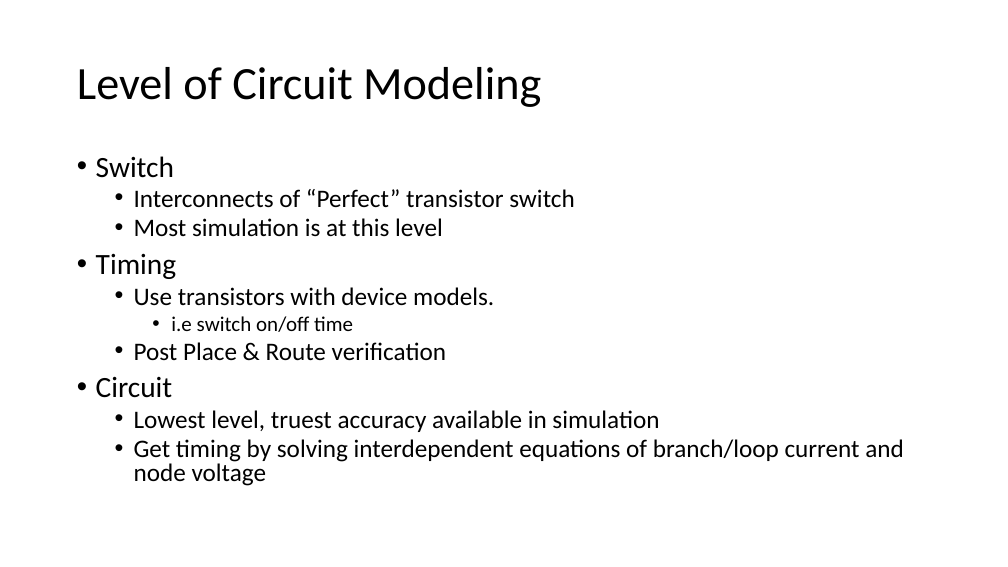
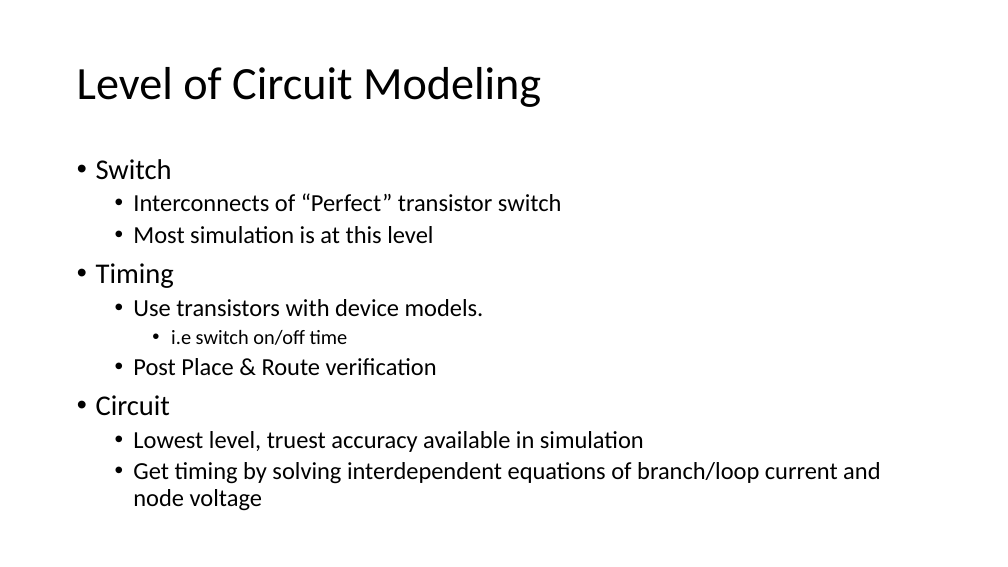
Before and after one commit to isomoye/EEGR471, a slide deck: slide 4 of sections/Segment_3.pptm (slide 5 before the commit). Drawn at 1008x567 pixels with LibreOffice and Linux fonts; fonts in the diff are those of the drawing. Boxes give left, top, right and bottom in pixels: in the first picture for what was removed or moved away, otherwise in the second. Text is boxed around its words. In the diff, an @@ line names an element or a change of style, - is before the commit and + after.

```diff
--- a/sections/Segment_3.pptm
+++ b/sections/Segment_3.pptm
@@ text "Switch" at (96,159,880,511): size 28 to 27.2 pt in "Switch", "Timing", "Circuit"; size 24 to 23.3 pt in "Interconnects of “Perfect” transistor switch", "Most simulation is at this level", "Use transistors with device models.", "Post Place & Route verification" and 2 more places; size 20 to 19.4 pt in "i.e switch on/off time"; line spacing 0.8 to 0.9 @@
```
Also in this commit, not shown: 7 other slides changed, 114 slides removed, 19 other files.
